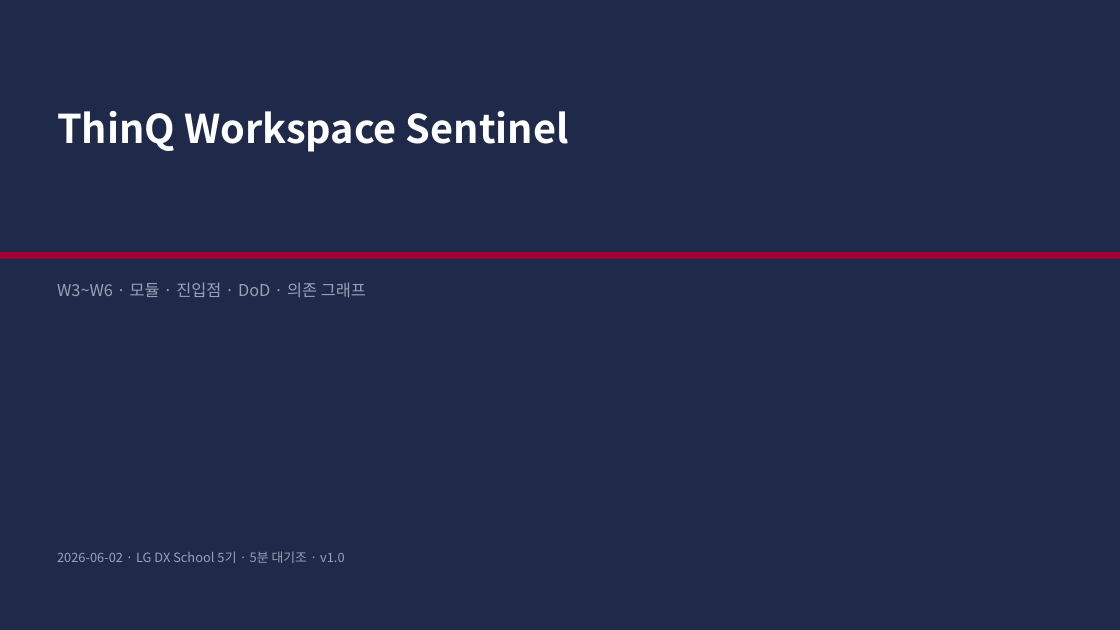
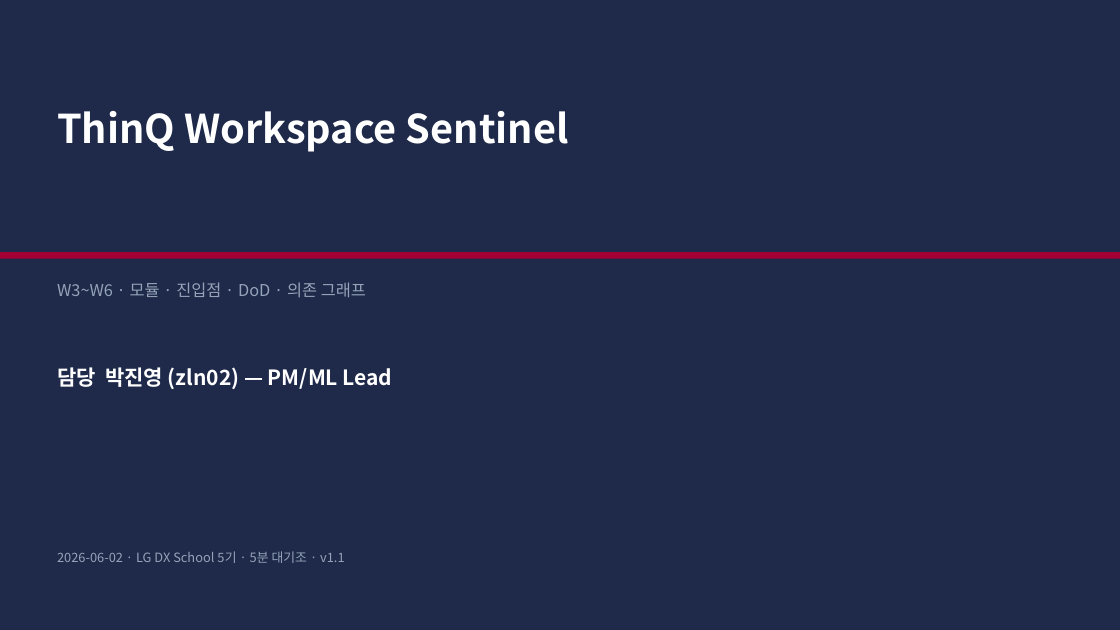
Before and after one commit to zln02/thinq-workspace-sentinel, a slide deck: slide 1 of docs/roles/Role_ML.pptx. Drawn at 1120x630 pixels with LibreOffice and Linux fonts; fonts in the diff are those of the drawing. Boxes give left, top, right and bottom in pixels: in the first picture for what was removed or moved away, otherwise in the second. Text is boxed around its words. In the diff, an @@ line names an element or a change of style, - is before the commit and + after.

```diff
--- a/docs/roles/Role_ML.pptx
+++ b/docs/roles/Role_ML.pptx
@@ text added at (x1=57, y1=367, x2=393, y2=389), 18 pt, text #FFFFFF, bold @@
+담당 박진영 (zln02) — PM/ML Lead
@@ text at (x1=57, y1=551, x2=345, y2=563): text changed @@
-2026-06-02 · LG DX School 5기 · 5분 대기조 · v1.0
+2026-06-02 · LG DX School 5기 · 5분 대기조 · v1.1
```
Also in this commit, not shown: 7 other files.
